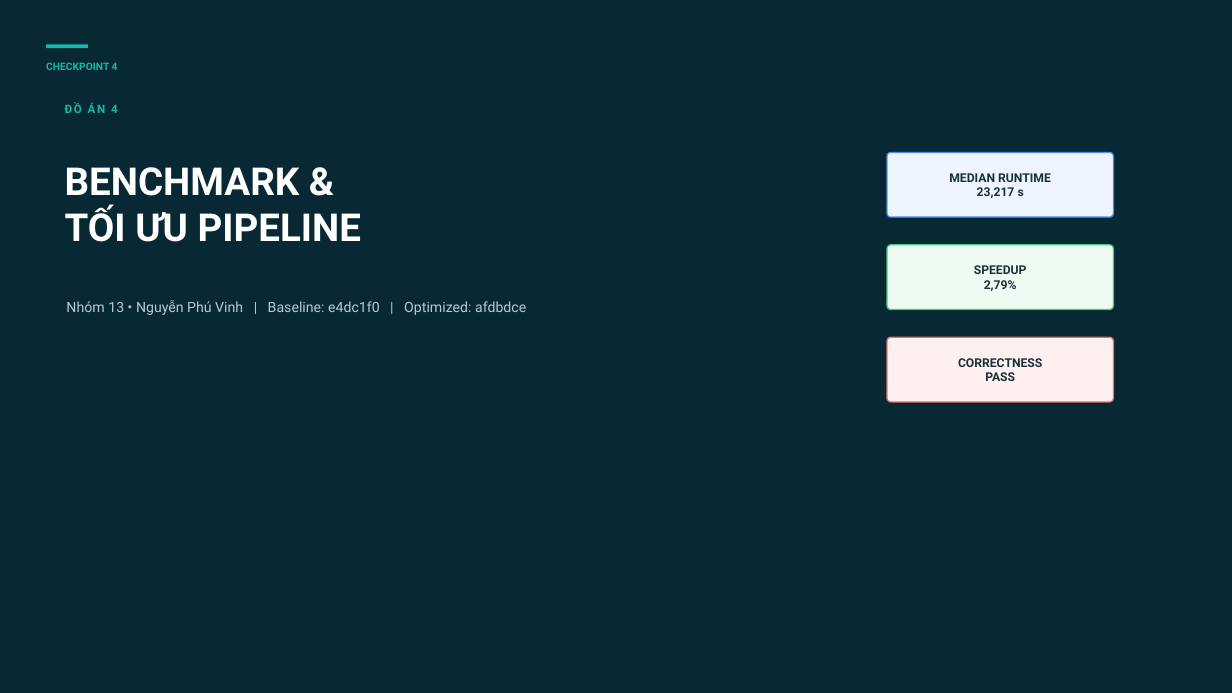
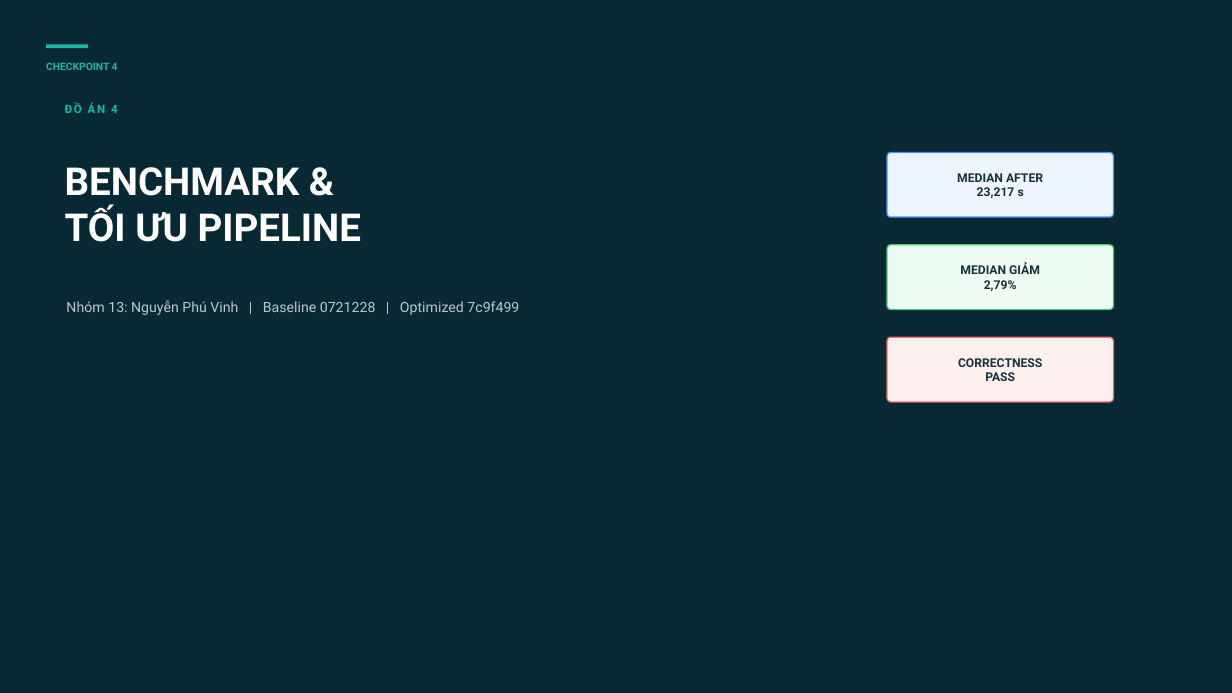
Before and after one commit to luxk-ie/big-data-spark, a slide deck: slide 1 of reports/Checkpoint4_Report.pptx. Drawn at 1232x693 pixels with LibreOffice and Linux fonts; fonts in the diff are those of the drawing. Boxes give left, top, right and bottom in pixels: in the first picture for what was removed or moved away, otherwise in the second. Text is boxed around its words. In the diff, an @@ line names an element or a change of style, - is before the commit and + after.

```diff
--- a/reports/Checkpoint4_Report.pptx
+++ b/reports/Checkpoint4_Report.pptx
@@ text at [957,173,1043,182]: text changed @@
-MEDIAN RUNTIME
+MEDIAN AFTER
@@ text at [960,263,1040,274]: text changed @@
-SPEEDUP
+MEDIAN GIẢM
@@ text at [66,300,519,315]: text changed @@
-Nhóm 13 • Nguyễn Phú Vinh | Baseline: e4dc1f0 | Optimized: afdbdce
+Nhóm 13: Nguyễn Phú Vinh | Baseline 0721228 | Optimized 7c9f499
```
Also in this commit, not shown: 5 other slides changed, 21 other files.
